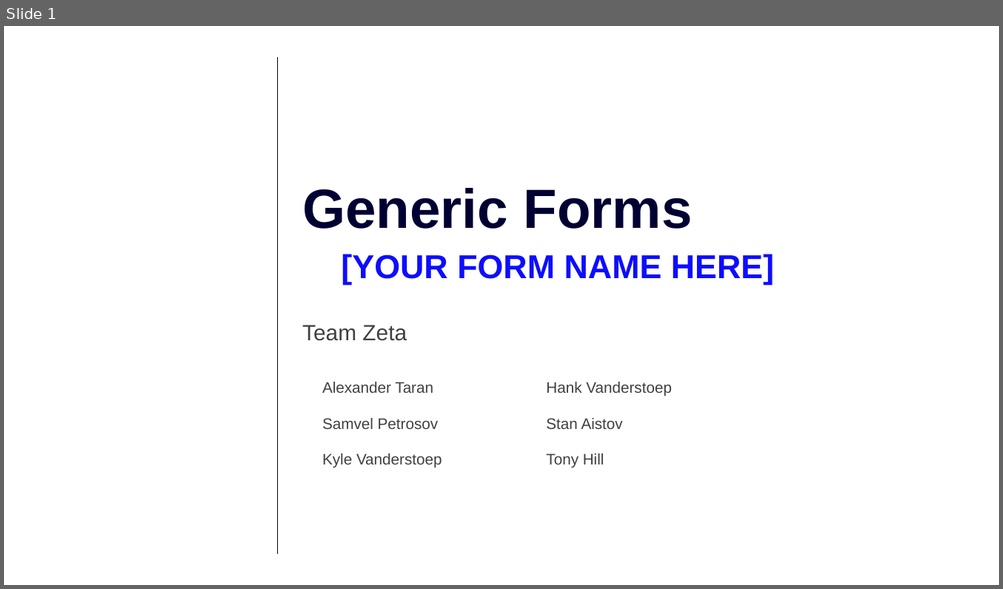
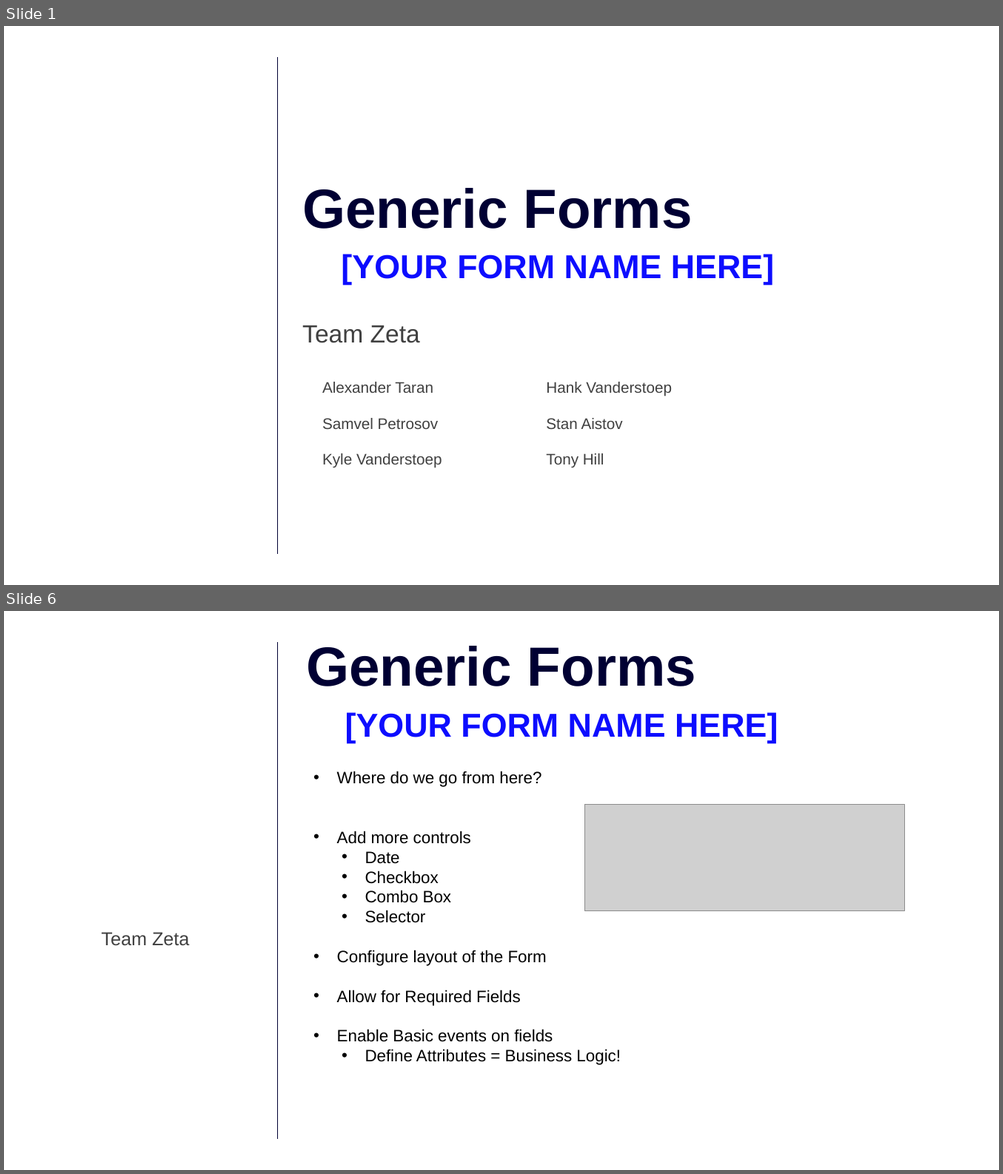
Before and after one commit to AcumaticaHackathon/2020-Team-Zeta, a slide deck: Misc/Summit 2020 Zeta.pptx. Shown one above the other, each under a label of ours: slide 1 before the commit, slides 1 and 6 after it; the slides between them are not shown. The pictures are 1003x589 and 1003x1174 pixels, drawn with LibreOffice and Linux fonts; fonts in the diff are those of the drawing; grey boxes stand for pictures; background and template pictures are left out. Boxes give left, top, right and bottom in pixels: in the first picture for what was removed or moved away, otherwise in the second. Text is boxed around its words. In the diff, an @@ line names an element or a change of style, - is before the commit and + after.

```diff
--- a/Misc/Summit 2020 Zeta.pptx
+++ b/Misc/Summit 2020 Zeta.pptx
@@ slide 6 added at (4,611,999,1170), background #FFFFFF; not listed: 1 template element that a slide beside it also shows @@
@@ title added at (306,646,696,686), 53.3 pt, text #000033, bold @@
+Generic Forms
@@ text added at (345,712,777,743), 32 pt, text #0D0DFF, bold @@
+[YOUR FORM NAME HERE]
@@ text added at (337,771,620,1065), 16 pt, text #000000 @@
+• Where do we go from here?
+• Add more controls
+  • Date
+  • Checkbox
+  • Combo Box
+  • Selector
+• Configure layout of the Form
+• Allow for Required Fields
+• Enable Basic events on fields
+  • Define Attributes = Business Logic!
@@ picture added at (584,805,905,911) @@
@@ text added at (101,932,189,946), 18 pt, text #404040 @@
+Team Zeta
@@ slide 1 changed as well @@
@@ text "Team Zeta" at (302,326,420,343): size 21.3 to 24 pt @@
```
Also in this commit, not shown: 5 other slides added, 10 slides removed.
